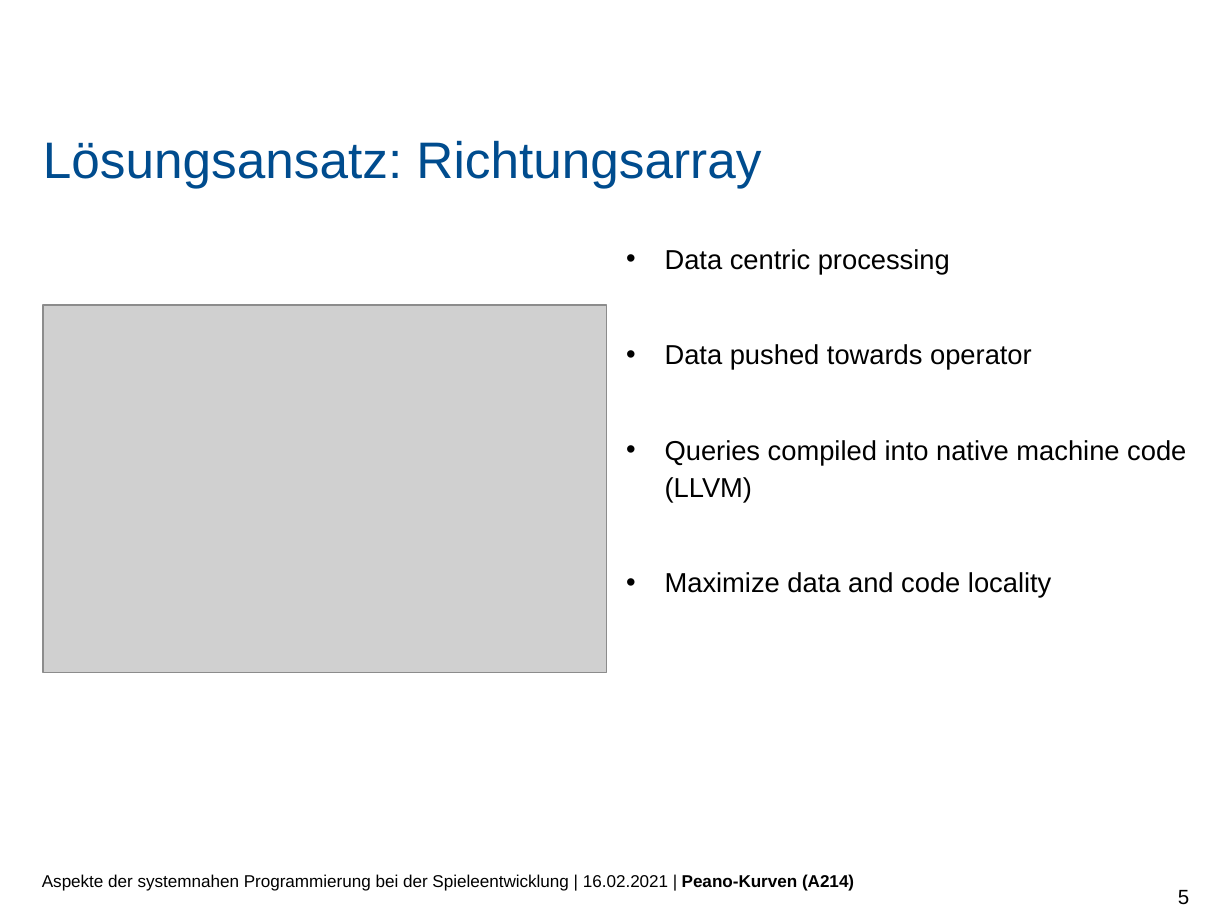
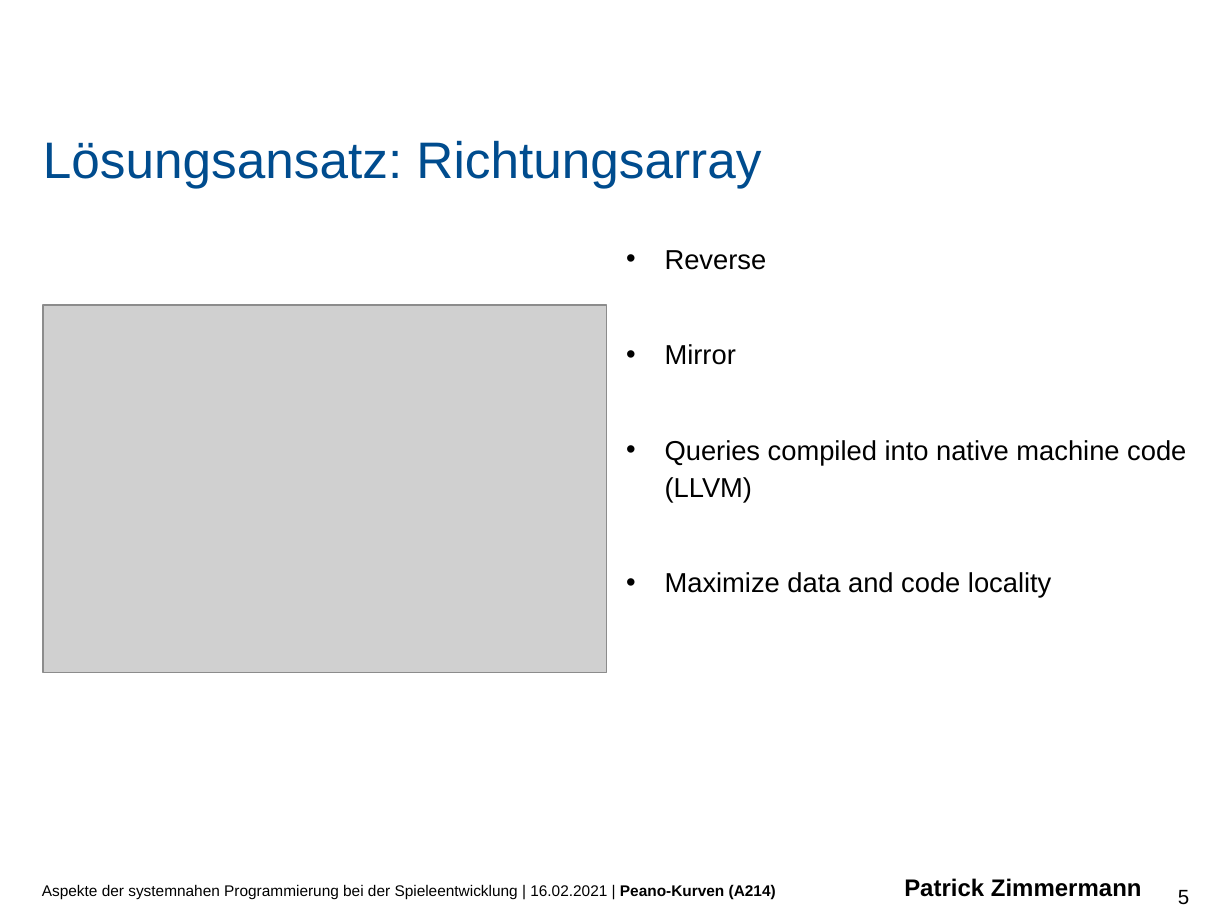
Before and after one commit to PaddlePad/ASP-Peano, a slide deck: slide 5 of Ausarbeitung/präzi.pptx. Drawn at 1232x924 pixels with LibreOffice and Linux fonts; fonts in the diff are those of the drawing; grey boxes stand for pictures; background and template pictures are left out. Boxes give left, top, right and bottom in pixels: in the first picture for what was removed or moved away, otherwise in the second. Text is boxed around its words. In the diff, an @@ line names an element or a change of style, - is before the commit and + after.

```diff
--- a/Ausarbeitung/präzi.pptx
+++ b/Ausarbeitung/präzi.pptx
@@ text at bbox=[665, 250, 767, 365]: text changed @@
-• Data centric processing
-• Data pushed towards operator
+• Reverse
+• Mirror
@@ text at bbox=[42, 878, 1142, 899]: text changed; size 10 to 9 pt @@
-Aspekte der systemnahen Programmierung bei der Spieleentwicklung | 16.02.2021 | Peano-Kurven (A214)
+Aspekte der systemnahen Programmierung bei der Spieleentwicklung | 16.02.2021 | Peano-Kurven (A214) Patrick Zimmermann
```
Also in this commit, not shown: 9 other slides changed, 1 slide added, 14 slides removed.
